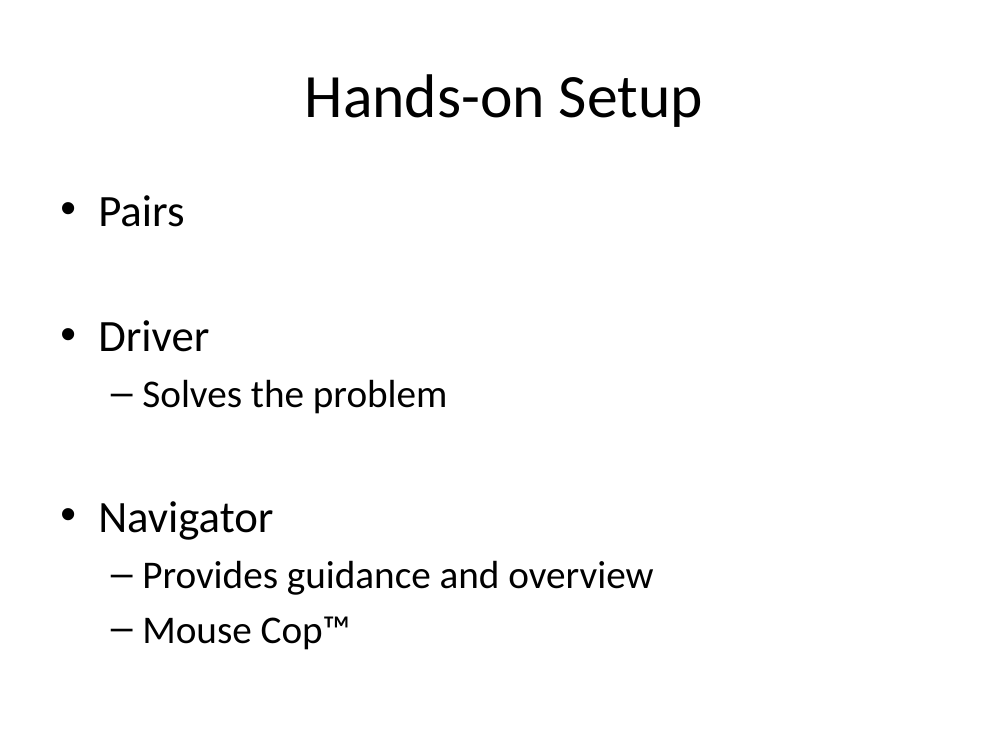
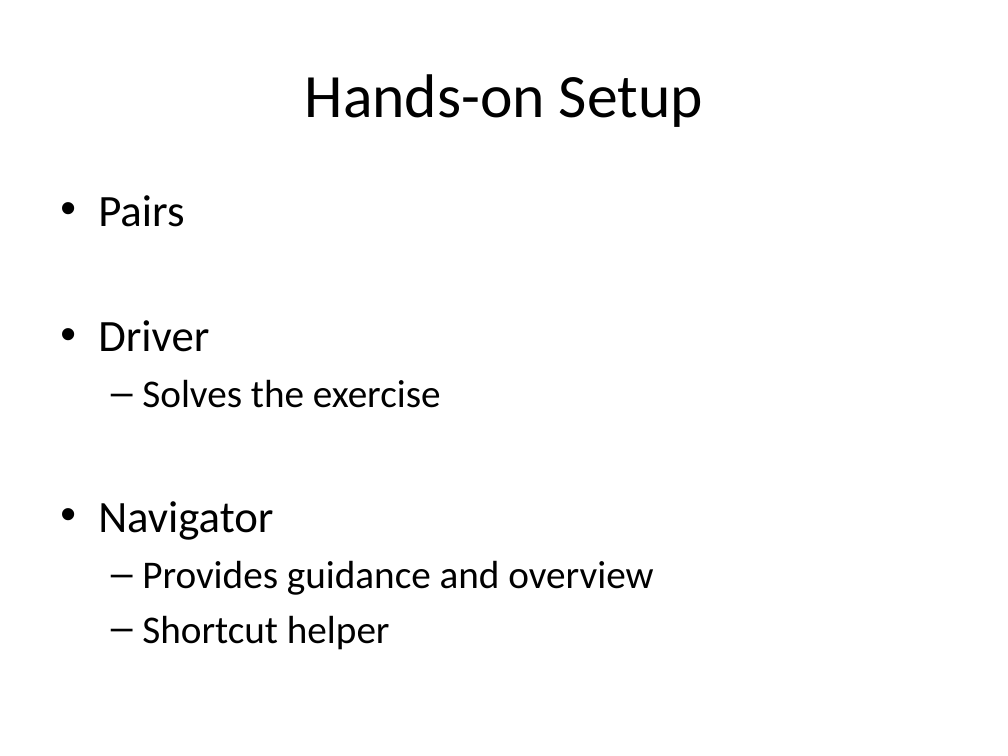
Before and after one commit to rasmuskl/ReSharperCourse, a slide deck: slide 5 of Presentations/1 - Introduction - ReSharper Course.pptx. Drawn at 1008x756 pixels with LibreOffice and Linux fonts; fonts in the diff are those of the drawing. Boxes give left, top, right and bottom in pixels: in the first picture for what was removed or moved away, otherwise in the second. Text is boxed around its words. In the diff, an @@ line names an element or a change of style, - is before the commit and + after.

```diff
--- a/Presentations/1 - Introduction - ReSharper Course.pptx
+++ b/Presentations/1 - Introduction - ReSharper Course.pptx
@@ text at box(142, 379, 441, 408): text changed @@
-  – Solves the problem
+  – Solves the exercise
@@ text at box(142, 615, 390, 650): text changed @@
-  – Mouse Cop™
+  – Shortcut helper
```
Also in this commit, not shown: 6 other slides changed.
